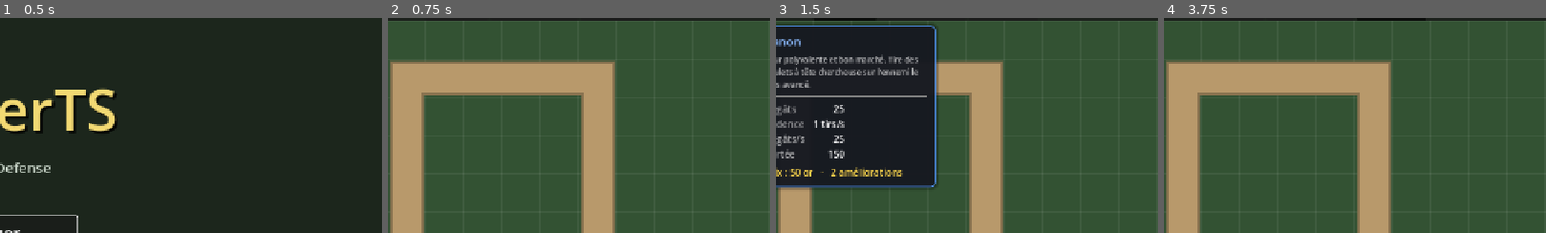
Above: before the commit, frames 1-4 (left to right).
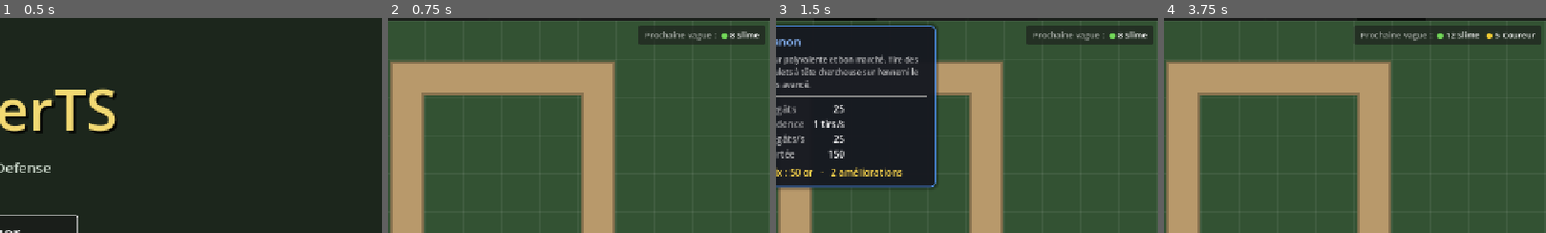
Above: after the commit, the same moments.

Repository: sam-fishermonger/TowerTS
Game: Godot game, scene res://scenes/ui/title_screen.tscn
Two runs of this game, one before a commit and one after it. Both use one fixed random seed, a clock stepped at 60 frames per second and the inputs below.
Inputs:
- Up to frame 1 (0.5 s): no input
- Up to frame 2 (0.75 s): click "Jouer" at 0.5 s
- Up to frame 3 (1.5 s): click "Canon 50 or" at 1.25 s
- Up to frame 4 (3.75 s): click "Mitrailleuse 80 or" at 2 s; click "Sniper 120 or" at 2.75 s; click "Lancer la vague" at 3.5 s
The pictures show only the part of the screen within x 50-100%, y 8-58%; the shares and areas given below are measured in that part.

Frame 1 is identical in both runs. In frame 2, 2.7% of the frame differs, in the area x 65-99%, y 3-13%; in frame 3, 2.7%; in frame 4, 4.0%, in the area x 50-99%, y 3-13%.

Commit message:
Annoncer la prochaine vague et récompenser son lancement anticipé
Co-Authored-By: Claude Opus 5.5 (1M context) <noreply@anthropic.com>
Claude-Session: https://claude.ai/code/session_01LCUkbj6wNwvmsja1cRfizV

Diff:
--- a/scenes/ui/hud.tscn
+++ b/scenes/ui/hud.tscn
@@ -91,6 +91,36 @@
 theme_override_colors/font_color = Color(1, 1, 1, 0.5)
 theme_override_font_sizes/font_size = 11
 text = "Clic gauche : poser la tour  ·  Maj + clic : en poser plusieurs  ·  Clic droit / Échap : annuler  ·  Clic sur une tour posée : détails, amélioration, vente et cible  ·  Espace : pause  ·  1, 2, 3 : vitesse"
+
+[node name="WavePreview" type="PanelContainer" parent="."]
+unique_name_in_owner = true
+anchors_preset = 1
+anchor_left = 1.0
+anchor_right = 1.0
+offset_left = -420.0
+offset_top = 72.0
+offset_right = -8.0
+offset_bottom = 124.0
+grow_horizontal = 0
+mouse_filter = 2
+
+[node name="Margin" type="MarginContainer" parent="WavePreview"]
+layout_mode = 2
+mouse_filter = 2
+theme_override_constants/margin_left = 10
+theme_override_constants/margin_top = 6
+theme_override_constants/margin_right = 10
+theme_override_constants/margin_bottom = 6
+
+[node name="WavePreviewLabel" type="RichTextLabel" parent="WavePreview/Margin"]
+unique_name_in_owner = true
+layout_mode = 2
+mouse_filter = 2
+theme_override_font_sizes/normal_font_size = 14
+bbcode_enabled = true
+text = "Prochaine vague"
+fit_content = true
+autowrap_mode = 0
 
 [node name="SpeedBar" type="PanelContainer" parent="."]
 anchors_preset = 3
--- a/scripts/levels/level.gd
+++ b/scripts/levels/level.gd
@@ -17,6 +17,8 @@
 @export var tower_types: Array[TowerData] = []
 ## Niveau proposé après une victoire (vide = dernier niveau).
 @export_file("*.tscn") var next_level := ""
+## Lancer une vague avant d'avoir vidé la carte rapporte cette part de son bonus, en plus.
+@export_range(0.0, 1.0) var early_call_bonus_ratio := 0.5
 ## Vitesses de jeu proposées dans le HUD. La première est celle du début de partie.
 @export var game_speeds: Array[float] = [1.0, 2.0, 3.0]
 
@@ -157,9 +159,27 @@
 
 # --- Vagues et ennemis ----------------------------------------------------
 
+func can_start_next_wave() -> bool:
+	return not is_over and not spawner.is_spawning and spawner.has_next_wave()
+
+
 func start_next_wave() -> void:
-	if not is_over:
-		spawner.start_next_wave()
+	if not can_start_next_wave():
+		return
+	var early_bonus := get_early_call_bonus()
+	spawner.start_next_wave()
+	if early_bonus > 0:
+		gold += early_bonus
+		var button_rect := hud.next_wave_button.get_global_rect()
+		_show_floating_text("+%d" % early_bonus, GOLD_TEXT_COLOR,
+			Vector2(button_rect.get_center().x, button_rect.end.y + 24.0), 18)
+
+
+## Prime pour lancer la prochaine vague alors que des ennemis sont encore en jeu (0 sinon).
+func get_early_call_bonus() -> int:
+	if not can_start_next_wave() or _alive_enemy_count() == 0:
+		return 0
+	return roundi(spawner.waves[spawner.current_wave + 1].bonus_gold * early_call_bonus_ratio)
 
 
 func _on_enemy_spawned(enemy: Enemy) -> void:
@@ -267,5 +287,8 @@
 
 
 func _process(_delta: float) -> void:
-	# Le bouton de vague dépend de l'état du spawner, qui évolue en continu.
-	hud.set_next_wave_available(not is_over and not spawner.is_spawning and spawner.has_next_wave())
+	# Le bouton et l'aperçu de vague dépendent du spawner et des ennemis en jeu, qui évoluent en continu.
+	hud.set_next_wave_available(can_start_next_wave())
+	if not is_over:
+		var next_wave: WaveData = spawner.waves[spawner.current_wave + 1] if spawner.has_next_wave() else null
+		hud.show_next_wave(next_wave, get_early_call_bonus())
--- a/scripts/ui/hud.gd
+++ b/scripts/ui/hud.gd
@@ -28,6 +28,8 @@
 var _speed_group := ButtonGroup.new()
 var _gold := 0
 var _damage_tween: Tween
+## Dernier contenu affiché dans l'aperçu de vague, pour ne le refaire que s'il change.
+var _wave_preview_text := ""
 
 @onready var level_label: Label = %LevelLabel
 @onready var gold_label: Label = %GoldLabel
@@ -46,6 +48,9 @@
 @onready var pause_button: Button = %PauseButton
 @onready var speed_buttons: HBoxContainer = %SpeedButtons
 @onready var pause_overlay: ColorRect = %PauseOverlay
+## Composition de la prochaine vague et bonus pour la lancer en avance.
+@onready var wave_preview: PanelContainer = %WavePreview
+@onready var wave_preview_label: RichTextLabel = %WavePreviewLabel
 ## Voile rouge affiché quand le joueur perd des vies.
 @onready var damage_flash: ColorRect = %DamageFlash
 
@@ -138,6 +143,31 @@
 	next_wave_button.disabled = not available
 
 
+## Affiche la composition de la prochaine vague (null = plus de vague) et, si elle
+## est positive, la prime pour la lancer avant d'avoir vidé la carte.
+func show_next_wave(wave: WaveData, early_bonus := 0) -> void:
+	var text := ""
+	if wave:
+		var counts := {}
+		for group in wave.groups:
+			counts[group.enemy] = counts.get(group.enemy, 0) + group.count
+		var parts: Array[String] = []
+		for enemy: EnemyData in counts:
+			parts.append("[color=#%s]●[/color] %d %s" % [enemy.color.to_html(false), counts[enemy], enemy.display_name])
+		text = "[color=#ffffff99]Prochaine vague :[/color]  " + "   ".join(parts)
+		if early_bonus > 0:
+			text += "\n[color=#ffd54d]Lancer maintenant : +%d or[/color]" % early_bonus
+	if text == _wave_preview_text:
+		return
+	_wave_preview_text = text
+	wave_preview_label.text = text
+	wave_preview.visible = not text.is_empty()
+	next_wave_button.tooltip_text = "Lancer maintenant rapporte %d or" % early_bonus if early_bonus > 0 else ""
+	wave_preview.reset_size()
+	# Le panneau, sous le bouton de vague, reste calé à droite de l'écran.
+	wave_preview.position.x = get_viewport().get_visible_rect().size.x - 8.0 - wave_preview.size.x
+
+
 func set_paused(paused: bool) -> void:
 	pause_button.set_pressed_no_signal(paused)
 	pause_button.text = "Reprendre" if paused else "Pause"
@@ -181,6 +211,7 @@
 		button.disabled = true
 	shop_info.close()
 	tower_details.close()
+	wave_preview.visible = false
 	if can_continue:
 		next_level_button.grab_focus()
 	else:
--- a/tests/run_tests.gd
+++ b/tests/run_tests.gd
@@ -46,6 +46,7 @@
 	await _test_pause_and_game_speed()
 	await _test_fire_rate_independent_of_speed()
 	await _test_wave_bonus_when_waves_overlap()
+	await _test_wave_preview_and_early_call()
 	await _test_defeat_without_towers()
 	await _test_victory_level_01()
 	await _test_victory_level_02()
@@ -635,6 +636,34 @@
 	await _free(level)
 
 
+func _test_wave_preview_and_early_call() -> void:
+	print("Aperçu de la prochaine vague et prime d'avance")
+	var level := await _spawn_level(LEVEL_02)
+	var hud := level.hud
+	await process_frame
+	_check(hud.wave_preview.visible and hud.wave_preview_label.get_parsed_text().contains("12 Slime"),
+		"l'aperçu annonce la première vague (%s)" % hud.wave_preview_label.get_parsed_text())
+	_check(level.get_early_call_bonus() == 0 and not hud.wave_preview_label.get_parsed_text().contains("maintenant"),
+		"pas de prime quand la carte est vide")
+	level.start_next_wave()
+	await process_frame
+	_check(level.get_early_call_bonus() == 0, "pas de prime tant que la vague apparaît (le bouton est désactivé)")
+	Engine.time_scale = GAME_SPEED
+	while level.spawner.is_spawning:
+		await process_frame
+	await process_frame
+	var bonus := roundi(level.spawner.waves[1].bonus_gold * level.early_call_bonus_ratio)
+	_check(bonus > 0 and level.get_early_call_bonus() == bonus, "prime de %d or si des ennemis sont encore en jeu" % bonus)
+	_check(hud.wave_preview_label.get_parsed_text().contains("Lancer maintenant : +%d or" % bonus),
+		"l'aperçu annonce la prime")
+	var gold_before := level.gold
+	level.start_next_wave()
+	_check(level.gold == gold_before + bonus, "la prime est versée au lancement")
+	_check(level.effects.get_children().any(func(n: Node) -> bool: return n is FloatingText and n.text == "+%d" % bonus),
+		"« +%d » s'affiche sous le bouton" % bonus)
+	await _free(level)
+
+
 func _test_defeat_without_towers() -> void:
 	print("Défaite sans tours")
 	var level := await _spawn_level(LEVEL_01)
Not shown, changed: README.md
